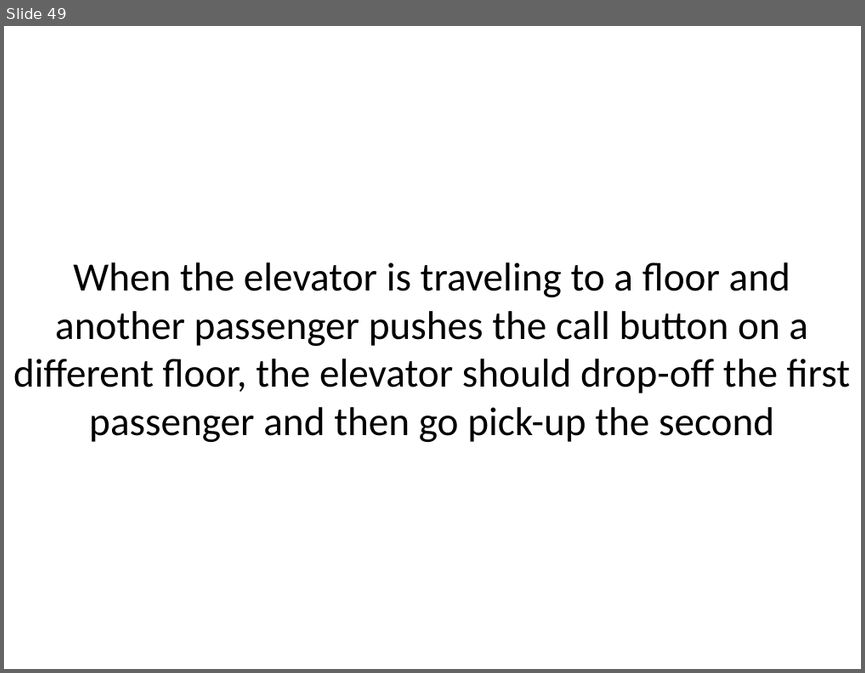
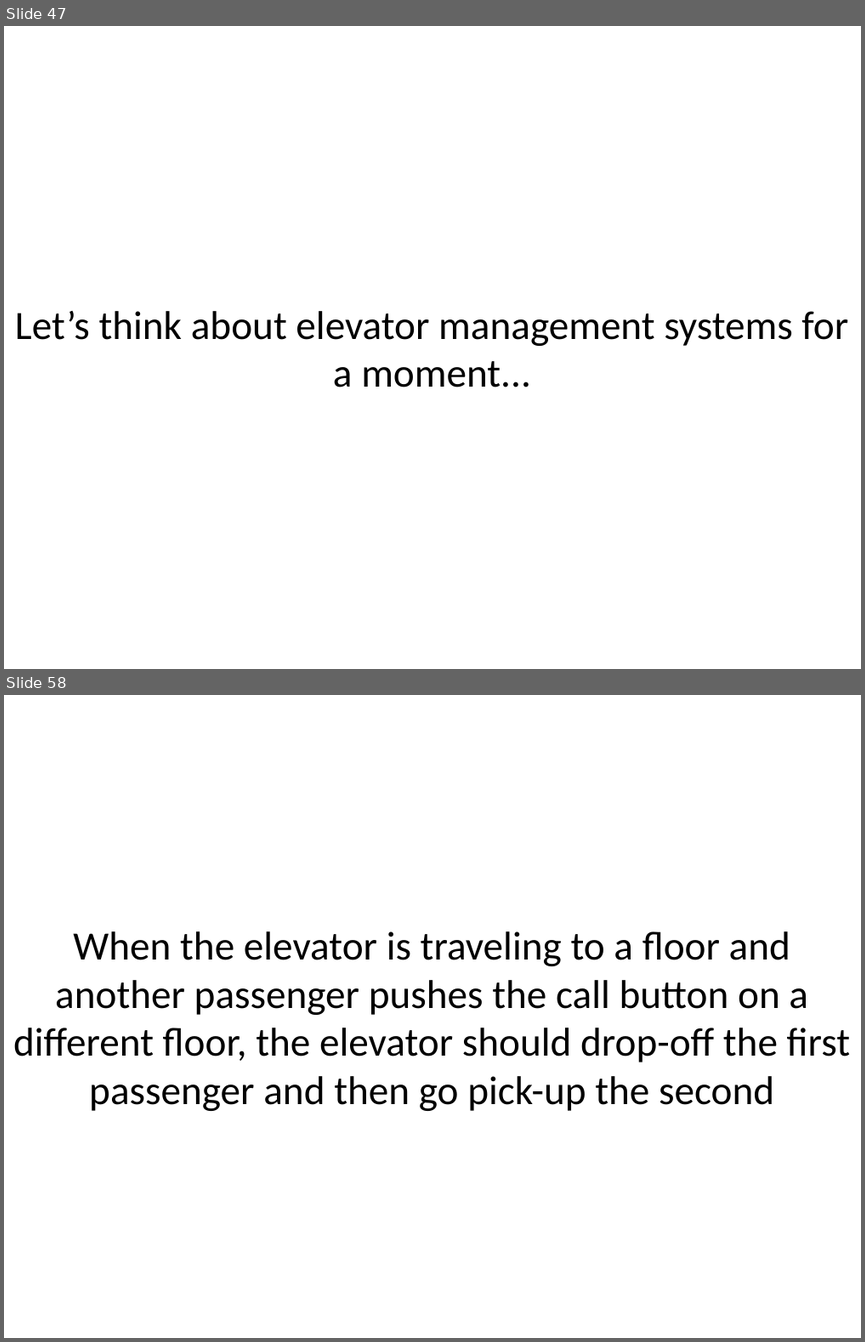
Before and after one commit to sl4mmy/presentations, a slide deck: tao-of-test-driven-development/tao-of-test-driven-development.ppt. Shown one above the other, each under a label of ours: slide 49 before the commit, slides 47 and 58 after it; the slides between them are not shown. The pictures are 865x673 and 865x1342 pixels, drawn with LibreOffice and Linux fonts; fonts in the diff are those of the drawing. Boxes give left, top, right and bottom in pixels: in the first picture for what was removed or moved away, otherwise in the second. Text is boxed around its words. In the diff, an @@ line names an element or a change of style, - is before the commit and + after.

```diff
--- a/tao-of-test-driven-development/tao-of-test-driven-development.ppt
+++ b/tao-of-test-driven-development/tao-of-test-driven-development.ppt
@@ slide 47 added at (4, 26, 861, 669), background #FFFFFF @@
@@ text added at (15, 311, 848, 387), 48 pt, text #000000 @@
+Let’s think about elevator management systems for a moment...
@@ what was slide 49 is now slide 58 @@
```
Also in this commit, not shown: 8 slides changed, 8 other slides added, 4 other files.
